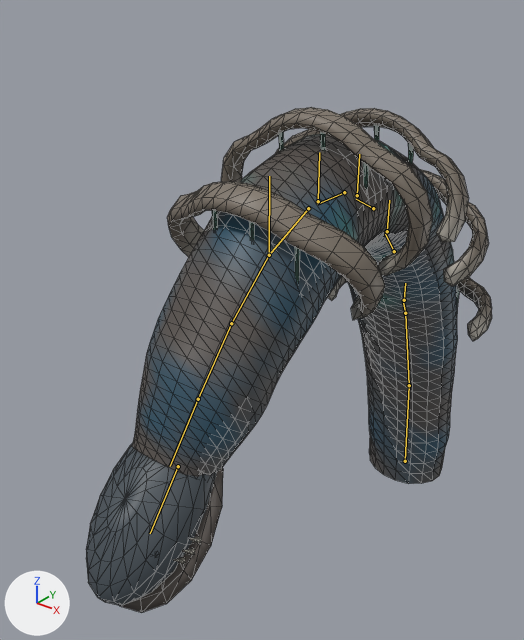
Before and after pictures for a commit that changed the glTF model assets/creatures/hullgnaw/hullgnaw.glb.
The view is the same before and after, from a 50 mm lens placed at (2.34, -3.71, 3.62), pointed at (-0.3, -0.4, 1.57). Lighting does not change. The marker at lower left points along +X, +Y and +Z. The first picture is the older version. The bones that change, and the others that lie on the model, are drawn over the model as lines. Mesh edges are drawn as thin lines.

Objects in the first picture: 'Ribs', 'hullgnaw'.
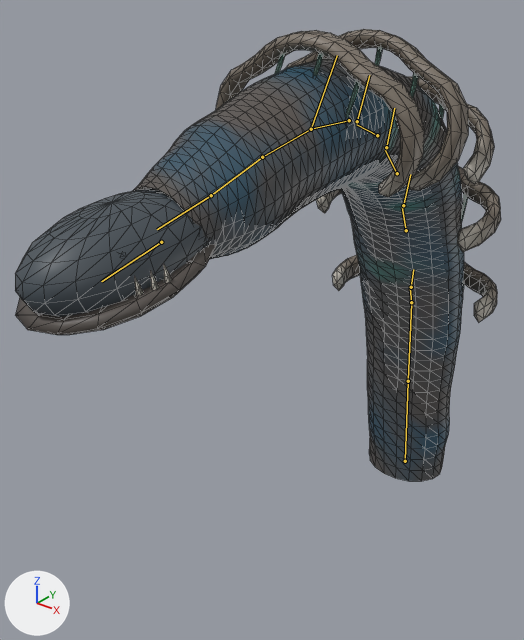
The newer file adds an action. The first version stands in its rest pose; the second is drawn at frame 4 of the action 'hit_b'.

Location of each change, (x1, y1, x2, y2) in pixels of the pictures (524 x 640 px):
'hullgnaw', posed (21% wider, 12% shorter): before (86, 134, 458, 613); after (15, 59, 464, 481)
'Ribs', posed (12% narrower, 26% taller): before (167, 107, 492, 341); after (216, 29, 501, 323)
bone 'spine0', root to tip: before (405, 461) to (409, 385); after (405, 461) to (408, 381)
bone 'spine1', root to tip: before (409, 385) to (405, 313); after (408, 381) to (411, 302)
bone 'spine2', root to tip: before (405, 313) to (403, 300); after (411, 302) to (410, 288)
bone 'spine3', root to tip: before (394, 251) to (385, 234); after (406, 230) to (402, 207)
bone 'spine4', root to tip: before (373, 208) to (356, 199); after (397, 173) to (385, 150)
bone 'spine5', root to tip: before (344, 192) to (317, 204); after (377, 135) to (356, 124)
bone 'spine6', root to tip: before (308, 208) to (269, 255); after (349, 120) to (311, 129)
bone 'spine7', root to tip: before (269, 255) to (231, 323); after (311, 129) to (262, 157)
bone 'spine8', root to tip: before (231, 323) to (198, 399); after (262, 157) to (211, 195)
bone 'spine9', root to tip: before (198, 399) to (170, 466); after (211, 195) to (157, 229)

Patch to the scene script:
```diff
--- a/assets/creatures/hullgnaw/hullgnaw.glb.py
+++ b/assets/creatures/hullgnaw/hullgnaw.glb.py
@@ bone_spine0 @@
 bone_spine0 = bpy.data.objects['Armature'].pose.bones['spine0']  # child of 'root'
-bone_spine0.rotation_quaternion = (1.0, 0.0, 0.0, 0.0)  # degrees (0, 0, 0)
+bone_spine0.rotation_quaternion = (0.999, -0.035, 0.001, 0.023)  # degrees (-4, 0, 3)
@@ bone_spine1 @@
 bone_spine1 = bpy.data.objects['Armature'].pose.bones['spine1']  # child of 'spine0'
-bone_spine1.rotation_quaternion = (1.0, 0.0, 0.0, 0.0)  # degrees (0, 0, 0)
+bone_spine1.rotation_quaternion = (0.999, -0.035, -0.005, -0.023)  # degrees (-4, -1, -3)
@@ bone_spine2 @@
 bone_spine2 = bpy.data.objects['Armature'].pose.bones['spine2']  # child of 'spine1'
-bone_spine2.rotation_quaternion = (1.0, 0.0, 0.0, 0.0)  # degrees (0, 0, 0)
+bone_spine2.rotation_quaternion = (0.999, -0.035, 0.009, 0.021)  # degrees (-4, 1, 2)
@@ bone_spine3 @@
 bone_spine3 = bpy.data.objects['Armature'].pose.bones['spine3']  # child of 'spine2'
-bone_spine3.rotation_quaternion = (1.0, 0.0, 0.0, 0.0)  # degrees (0, 0, 0)
+bone_spine3.rotation_quaternion = (0.999, -0.035, -0.014, -0.018)  # degrees (-4, -2, -2)
@@ bone_spine4 @@
 bone_spine4 = bpy.data.objects['Armature'].pose.bones['spine4']  # child of 'spine3'
-bone_spine4.rotation_quaternion = (1.0, 0.0, 0.0, 0.0)  # degrees (0, 0, 0)
+bone_spine4.rotation_quaternion = (0.999, -0.035, 0.02, 0.011)  # degrees (-4, 2, 1)
@@ bone_spine5 @@
 bone_spine5 = bpy.data.objects['Armature'].pose.bones['spine5']  # child of 'spine4'
-bone_spine5.rotation_quaternion = (1.0, 0.0, 0.0, 0.0)  # degrees (0, 0, 0)
+bone_spine5.rotation_quaternion = (0.999, -0.035, -0.023, 0.0)  # degrees (-4, -3, 0)
@@ bone_spine6 @@
 bone_spine6 = bpy.data.objects['Armature'].pose.bones['spine6']  # child of 'spine5'
-bone_spine6.rotation_quaternion = (1.0, 0.0, 0.0, 0.0)  # degrees (0, 0, 0)
+bone_spine6.rotation_quaternion = (0.999, -0.035, 0.021, -0.009)  # degrees (-4, 2, -1)
@@ bone_spine7 @@
 bone_spine7 = bpy.data.objects['Armature'].pose.bones['spine7']  # child of 'spine6'
-bone_spine7.rotation_quaternion = (1.0, 0.0, 0.0, 0.0)  # degrees (0, 0, 0)
+bone_spine7.rotation_quaternion = (0.999, -0.035, -0.018, 0.015)  # degrees (-4, -2, 2)
@@ bone_spine8 @@
 bone_spine8 = bpy.data.objects['Armature'].pose.bones['spine8']  # child of 'spine7'
-bone_spine8.rotation_quaternion = (1.0, 0.0, 0.0, 0.0)  # degrees (0, 0, 0)
+bone_spine8.rotation_quaternion = (0.999, -0.035, 0.015, -0.017)  # degrees (-4, 2, -2)
@@ bone_spine9 @@
 bone_spine9 = bpy.data.objects['Armature'].pose.bones['spine9']  # child of 'spine8'
-bone_spine9.rotation_quaternion = (1.0, 0.0, 0.0, 0.0)  # degrees (0, 0, 0)
+bone_spine9.rotation_quaternion = (0.999, -0.035, -0.015, 0.018)  # degrees (-4, -2, 2)
```
